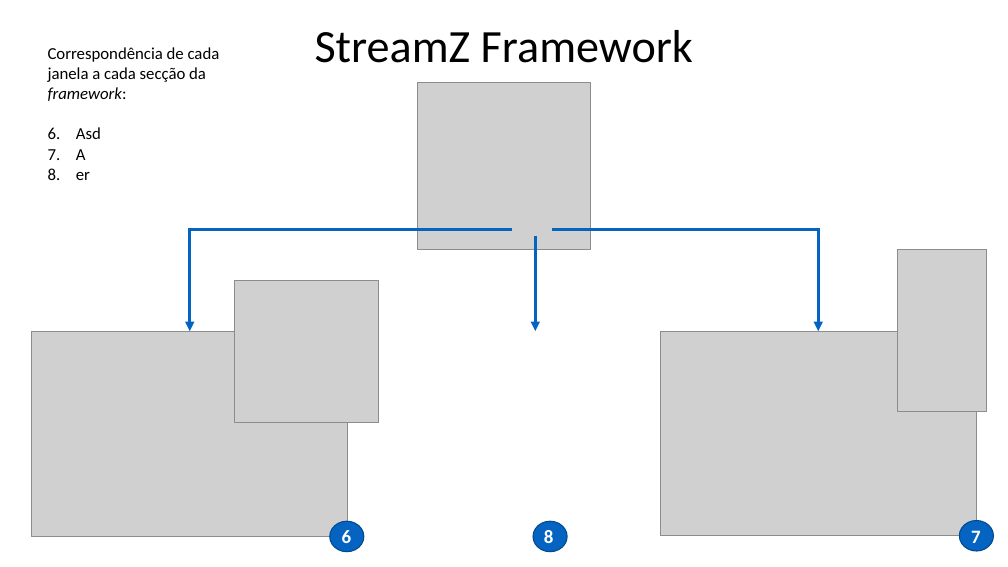
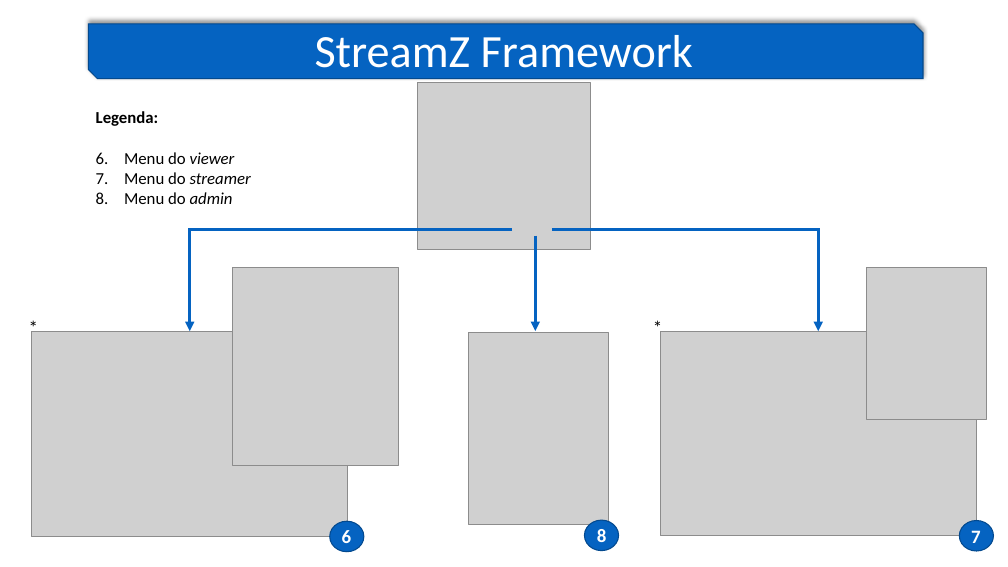
Before and after one commit to lucascalvet/2020_21_AEDA_StreamZ, a slide deck: slide 11 of StreamZ_presentation.pptx. Drawn at 1008x567 pixels with LibreOffice and Linux fonts; fonts in the diff are those of the drawing; grey boxes stand for pictures. Boxes give left, top, right and bottom in pixels: in the first picture for what was removed or moved away, otherwise in the second. Text is boxed around its words. In the diff, an @@ line names an element or a change of style, - is before the commit and + after.

Commit message:
Photos updated and powerpoint almost complete

```diff
--- a/StreamZ_presentation.pptx
+++ b/StreamZ_presentation.pptx
@@ snip diag rect added at (x1=88, y1=24, x2=923, y2=79), fill #0563C1, outline #04498F 1 pt @@
@@ title "StreamZ Framework" at (x1=315, y1=35, x2=693, y2=79): text colour #000000 to #FFFFFF @@
@@ text at (x1=96, y1=111, x2=251, y2=204): text changed @@
-Correspondência de cada janela a cada secção da framework:
-6. Asd
-7. A
-8. er
+Legenda:
+6. Menu do viewer
+7. Menu do streamer
+8. Menu do admin
@@ picture resized from (x1=234, y1=281, x2=378, y2=423) to (x1=233, y1=268, x2=399, y2=466) @@
@@ picture resized from (x1=898, y1=250, x2=987, y2=411) to (x1=867, y1=268, x2=988, y2=420) @@
@@ text added at (x1=21, y1=312, x2=57, y2=343), 18 pt, text #000000 @@
+*
@@ text added at (x1=646, y1=312, x2=681, y2=343), 18 pt, text #000000 @@
+*
@@ picture added at (x1=469, y1=333, x2=608, y2=524) @@
@@ ellipse moved from (x1=533, y1=521, x2=567, y2=551) to (x1=585, y1=520, x2=619, y2=551) @@
@@ text "8" moved from (x1=544, y1=530, x2=554, y2=543) to (x1=597, y1=529, x2=607, y2=542) @@
```
Also in this commit, not shown: 2 other slides changed, 6 other files.
